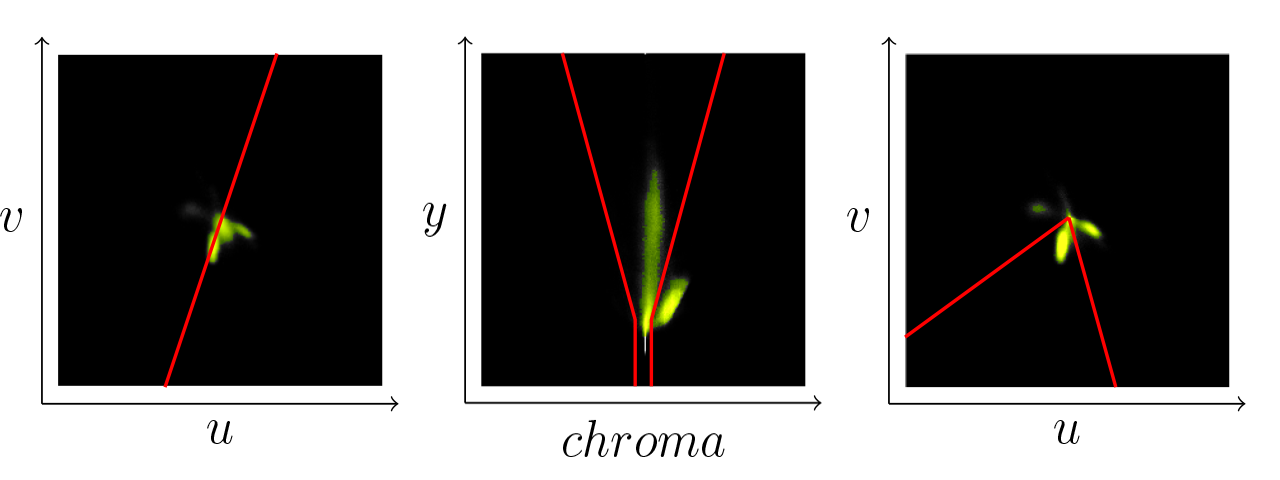
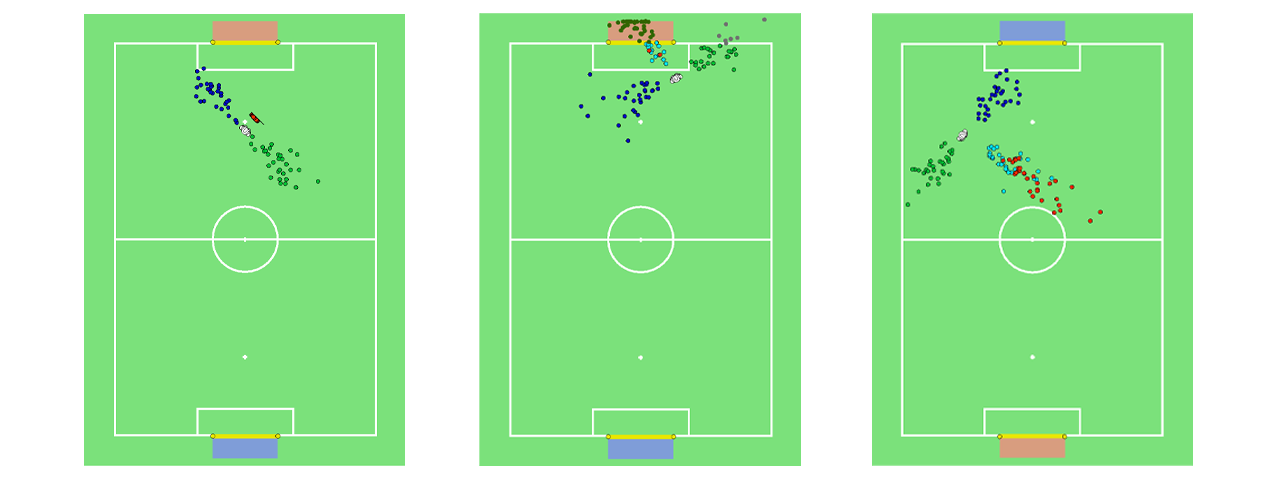
Layered file, before and after one edit (1280 × 480). Changes by layer:
renamed "Layer 3" to "Layer 6", painted on it over [847, 13, 1246, 466]
renamed "Layer 2" to "Layer 5", painted on it over [423, 13, 822, 466]
renamed "Layer 1" to "Layer 4", painted on it over [0, 14, 405, 466]
